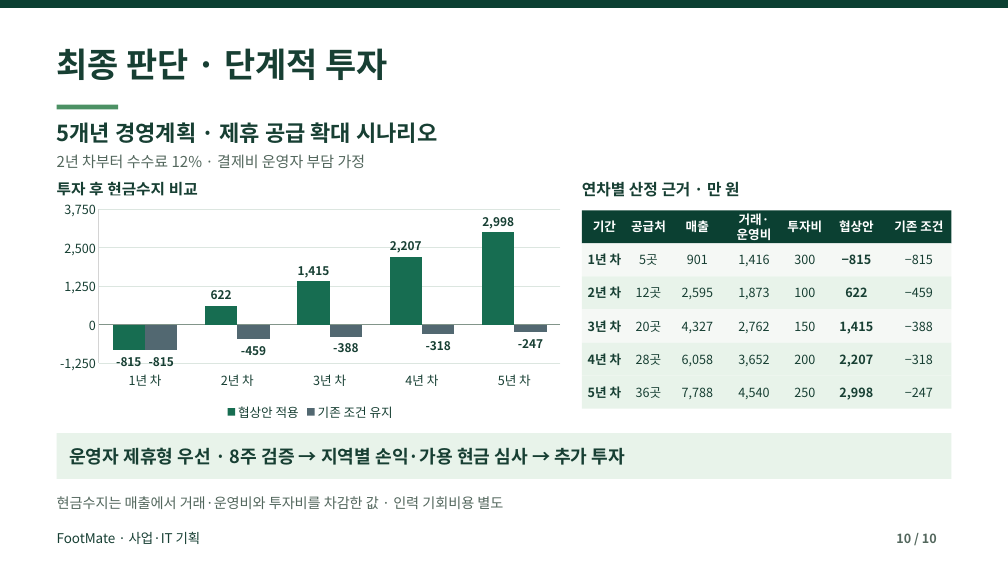
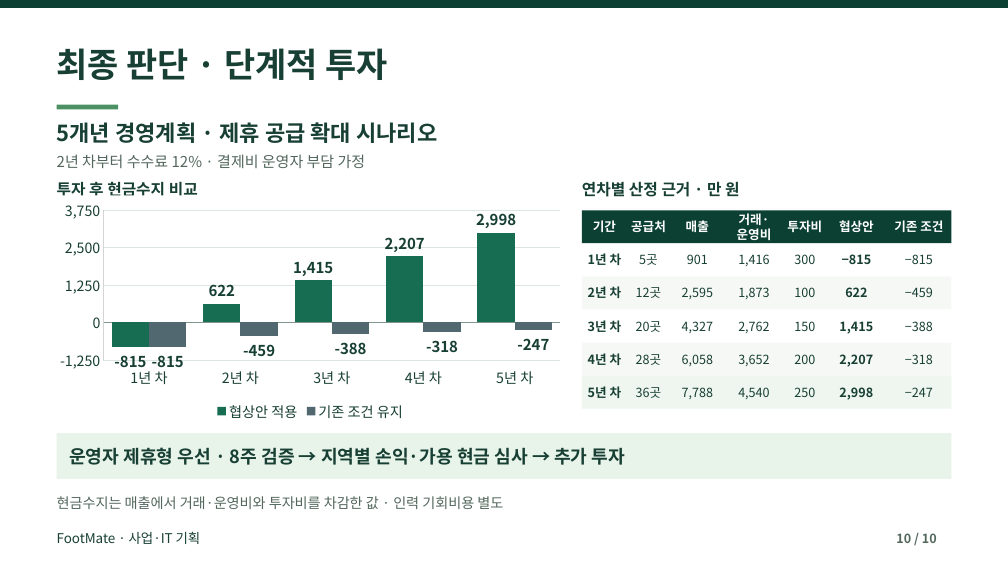
Before and after one commit to dohyunkimmm/footmate, a slide deck: slide 10 of src/case-study/downloads/footmate_report.pptx. Drawn at 1008x567 pixels with LibreOffice and Linux fonts; fonts in the diff are those of the drawing. Boxes give left, top, right and bottom in pixels: in the first picture for what was removed or moved away, otherwise in the second. Text is boxed around its words. In the diff, an @@ line names an element or a change of style, - is before the commit and + after.

Commit message:
Improve FootMate evidence and final slide readability (#842)
* Improve FootMate evidence and final slide readability

* docs: align FootMate presentation and slide preview images

* Verify the reduced number of supporting disclosure controls

* Align the evidence reader test with the merged disclosure groups

---------

```diff
--- a/src/case-study/downloads/footmate_report.pptx
+++ b/src/case-study/downloads/footmate_report.pptx
@@ column chart at (x1=50, y1=195, x2=572, y2=424) @@
@@ data labels of 협상안 적용 changed @@
@@ data labels of 기존 조건 유지 changed @@
@@ legend changed @@
@@ category axis changed @@
@@ value axis changed @@
@@ bar spacing changed @@
```
Also in this commit, not shown: 5 other files.
